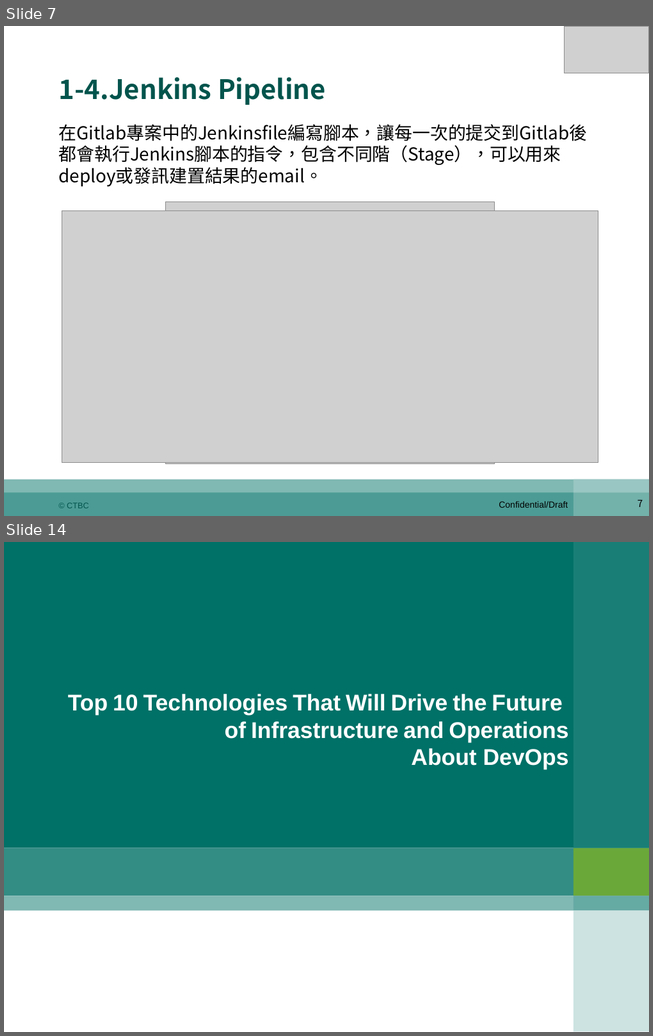
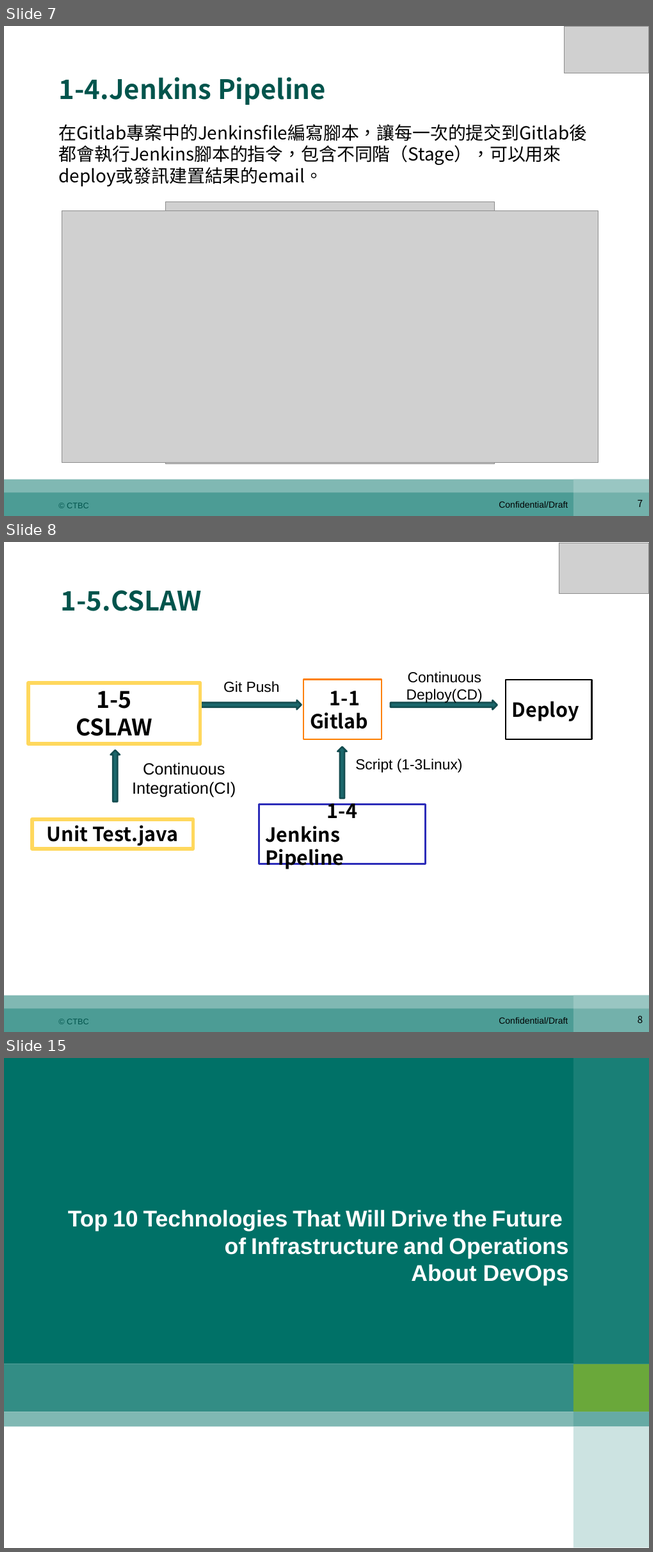
Before and after one commit to shaven105/duh, a slide deck: newest0526.pptx. Shown one above the other, each under a label of ours: slides 7 and 14 before the commit, slides 7, 8 and 15 after it; the slides between them are not shown. The pictures are 653x1036 and 653x1552 pixels, drawn with LibreOffice and Linux fonts; fonts in the diff are those of the drawing; grey boxes stand for pictures; background and template pictures are left out. Boxes give left, top, right and bottom in pixels: in the first picture for what was removed or moved away, otherwise in the second. Text is boxed around its words. In the diff, an @@ line names an element or a change of style, - is before the commit and + after.

```diff
--- a/newest0526.pptx
+++ b/newest0526.pptx
@@ slide 8 added at (x1=4, y1=542, x2=649, y2=1032), background #FFFFFF; not listed: 7 template elements that a slide beside it also shows @@
@@ picture added at (x1=560, y1=543, x2=649, y2=593) @@
@@ text added at (x1=61, y1=590, x2=202, y2=611), 33 pt, text #01544C, bold @@
+1-5.CSLAW
@@ text added at (x1=407, y1=671, x2=483, y2=703), 18 pt, text #000000 @@
+Continuous
+Deploy(CD)
@@ rectangle added at (x1=28, y1=683, x2=200, y2=744), fill #FFFFFF, outline #FFD85D 4.5 pt, 28 pt, text #000000, bold @@
+1-5
+CSLAW
@@ title added at (x1=29, y1=682, x2=195, y2=741), fill #FFFFFF, 24 pt, text #000000, bold @@
+1-2
+My First Maven
@@ text added at (x1=224, y1=681, x2=280, y2=692), 18 pt, text #000000 @@
+Git Push
@@ rectangle added at (x1=304, y1=680, x2=382, y2=739), fill #FFFFFF, outline #FD8003 2 pt, 24 pt, text #000000, bold @@
+1-1
+Gitlab
@@ rectangle added at (x1=506, y1=680, x2=592, y2=739), fill #FFFFFF, outline #000000 2 pt, 24 pt, text #000000, bold @@
+Deploy
@@ right arrow added at (x1=200, y1=700, x2=302, y2=709), fill #1B676B, outline #144C4F 2 pt @@
@@ right arrow added at (x1=391, y1=700, x2=498, y2=710), fill #1B676B, outline #144C4F 2 pt @@
@@ right arrow added at (x1=110, y1=750, x2=120, y2=801), fill #1B676B, outline #144C4F 2 pt @@
@@ right arrow added at (x1=337, y1=747, x2=347, y2=798), fill #1B676B, outline #144C4F 2 pt @@
@@ text added at (x1=132, y1=762, x2=236, y2=797), 20 pt, text #000000 @@
+Continuous
+Integration(CI)
@@ text added at (x1=355, y1=758, x2=463, y2=772), 18 pt, text #000000 @@
+Script (1-3Linux)
@@ rectangle added at (x1=259, y1=804, x2=425, y2=863), fill #FFFFFF, outline #2D2DB9 2 pt, 24 pt, text #000000, bold @@
+1-4
+Jenkins Pipeline
@@ rectangle added at (x1=32, y1=819, x2=193, y2=848), outline #FFD85D 4.5 pt, 24 pt, text #000000, bold @@
+Unit Test.java
@@ what was slide 14 is now slide 15 @@
```
Also in this commit, not shown: 16 slides changed, 1 slide removed, 4 other files.
